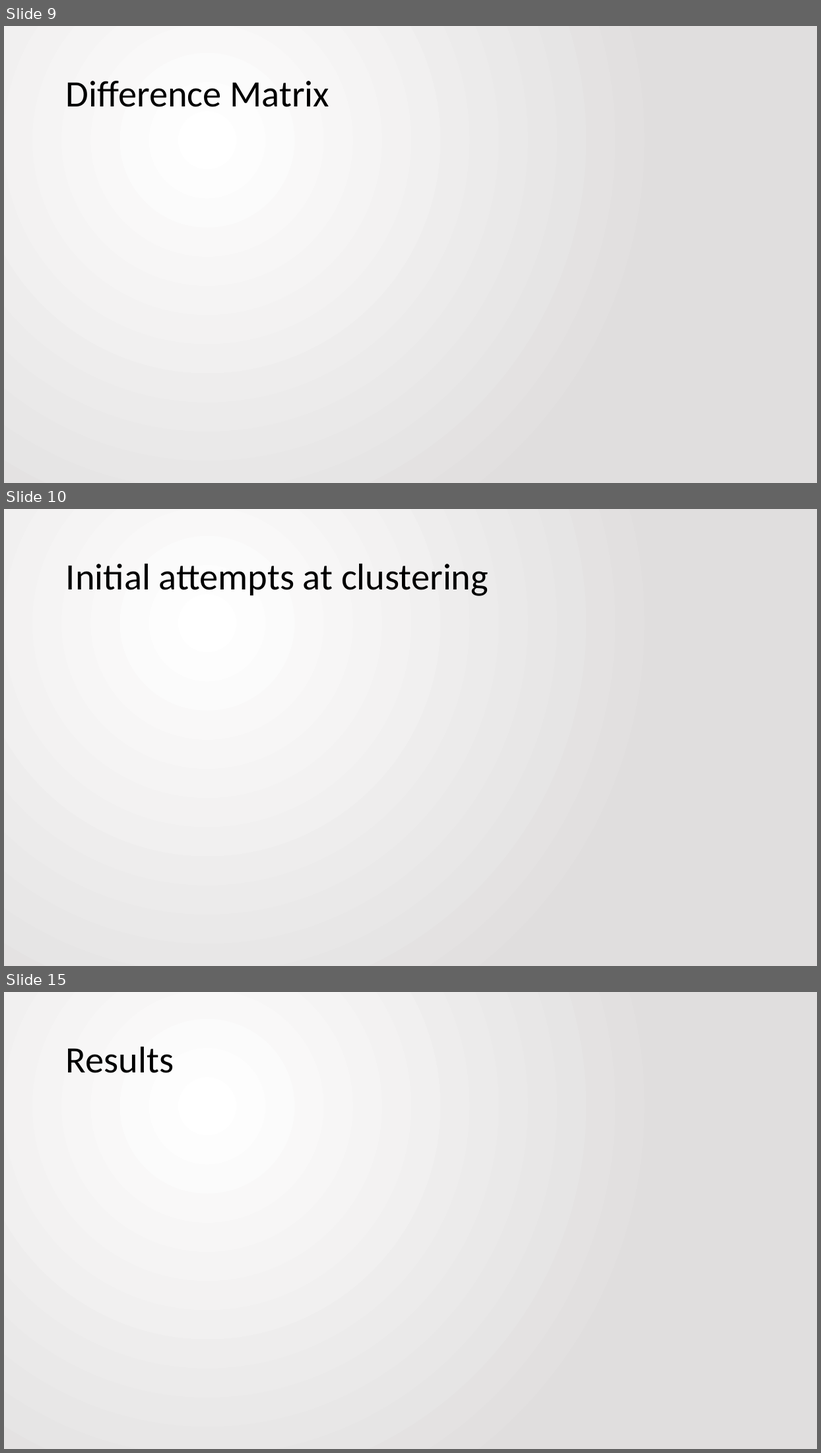
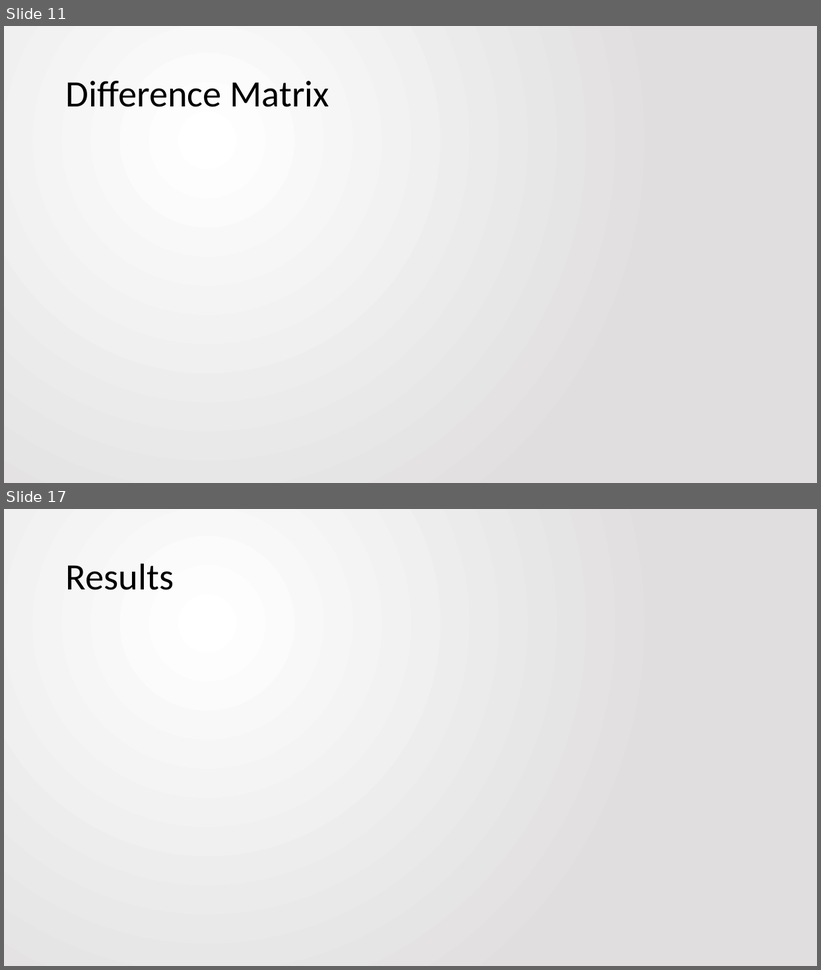
Before and after one commit to jbfitz/EECS405, a slide deck: Final Paper/presentation.pptx. Shown one above the other, each under a label of ours: slides 9, 10 and 15 before the commit, slides 11 and 17 after it; the slides between them are not shown. The pictures are 821x1453 and 821x970 pixels, drawn with LibreOffice and Linux fonts; fonts in the diff are those of the drawing; grey boxes stand for pictures. Boxes give left, top, right and bottom in pixels: in the first picture for what was removed or moved away, otherwise in the second. Text is boxed around its words. In the diff, an @@ line names an element or a change of style, - is before the commit and + after.

Commit message:
Slides for Clustering, Indexing, Experimental setup
still need to do results

```diff
--- a/Final Paper/presentation.pptx
+++ b/Final Paper/presentation.pptx
@@ slide 10 removed at <box>4,509,817,966</box>, background gradient #FFFFFF to #E1DFDF @@
@@ title removed at <box>66,563,488,596</box> @@
-Initial attempts at clustering
@@ what was slide 9 is now slide 11 @@
@@ what was slide 15 is now slide 17 @@
```
Also in this commit, not shown: 4 slides changed, 6 slides added, 3 other slides removed.
